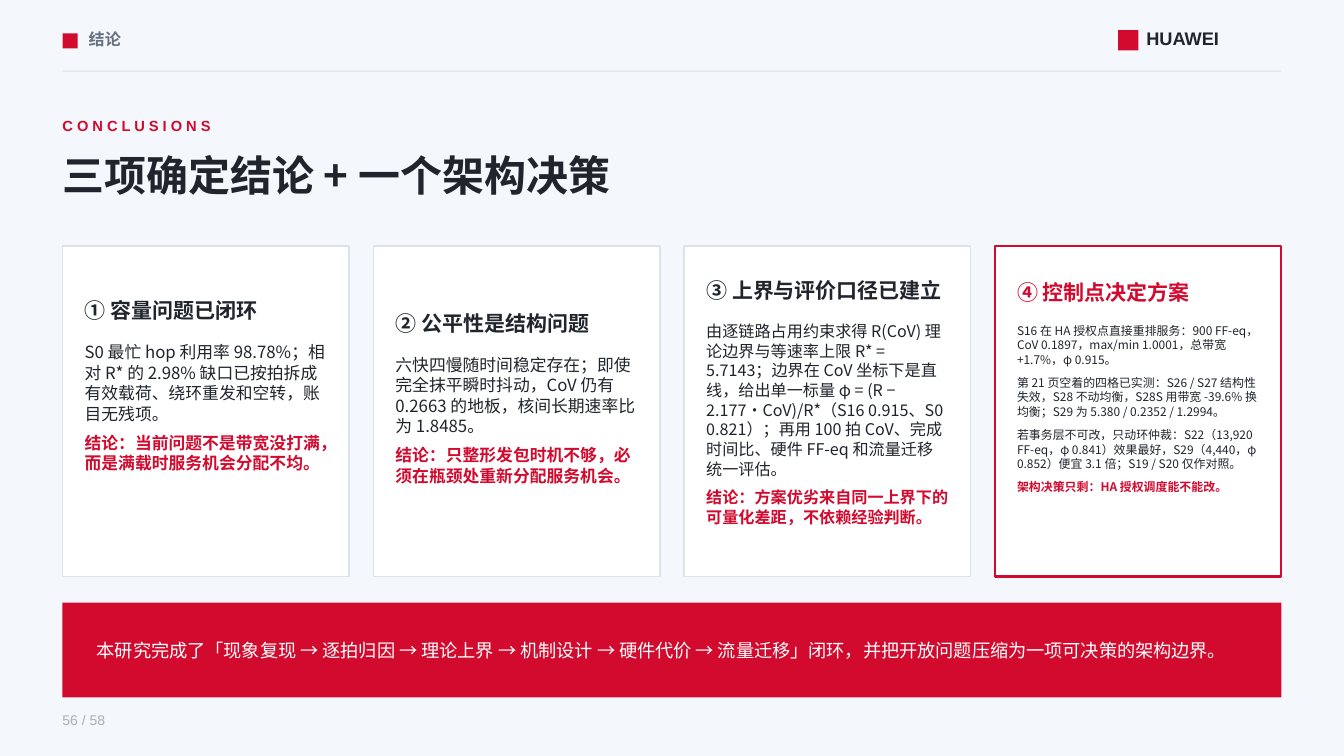
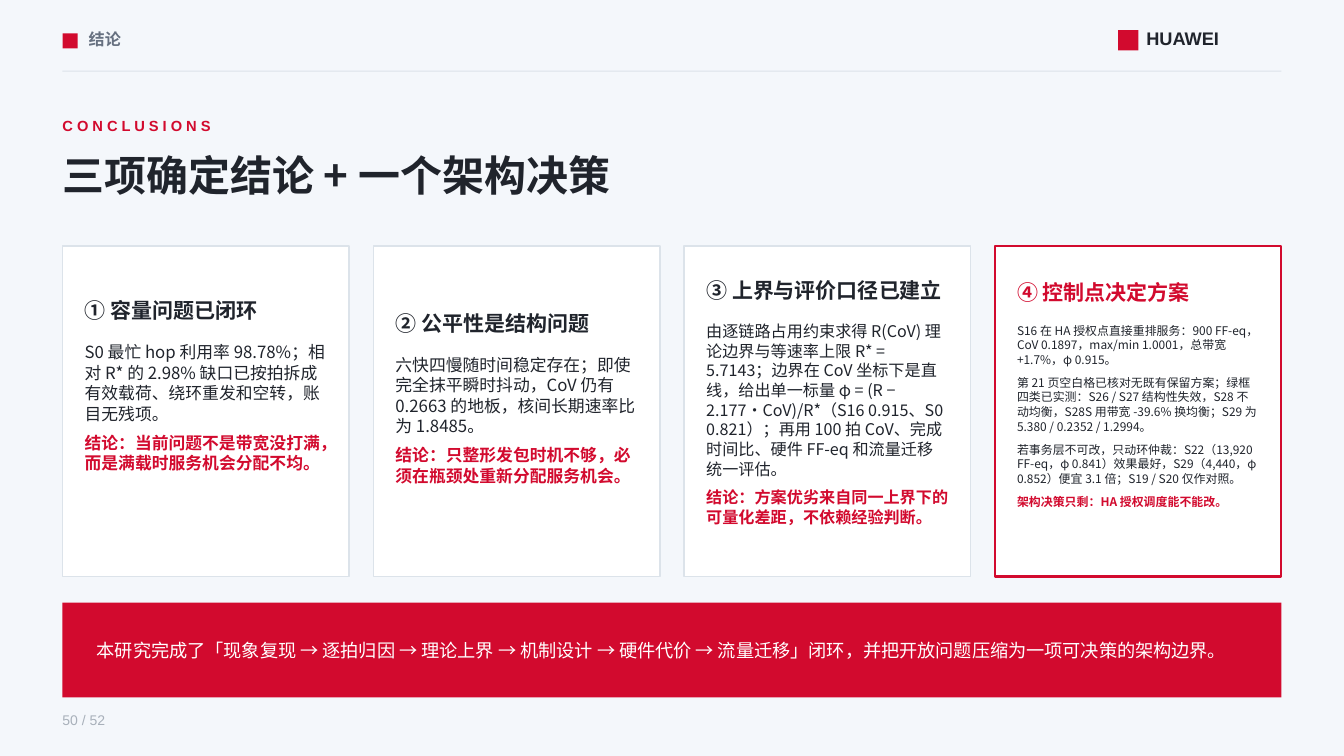
Before and after one commit to lukebest/booksim2, a slide deck: slide 50 of ppt/ring2-write-fairness.pptx (slide 56 before the commit). Drawn at 1344x756 pixels with LibreOffice and Linux fonts; fonts in the diff are those of the drawing. Boxes give left, top, right and bottom in pixels: in the first picture for what was removed or moved away, otherwise in the second. Text is boxed around its words. In the diff, an @@ line names an element or a change of style, - is before the commit and + after.

```diff
--- a/ppt/ring2-write-fairness.pptx
+++ b/ppt/ring2-write-fairness.pptx
@@ text at <box>1017,377,1257,432</box>: text changed @@
-第 21 页空着的四格已实测：S26 / S27 结构性失效，S28 不动均衡，S28S 用带宽 -39.6% 换均衡；S29 为 5.380 / 0.2352 / 1.2994。
+第 21 页空白格已核对无既有保留方案；绿框四类已实测：S26 / S27 结构性失效，S28 不动均衡，S28S 用带宽 -39.6% 换均衡；S29 为 5.380 / 0.2352 / 1.2994。
@@ text at <box>62,715,106,725</box>: text changed @@
-56 / 58
+50 / 52
```
Also in this commit, not shown: 49 other slides changed, 1 slide added, 7 slides removed, 5 other files.
